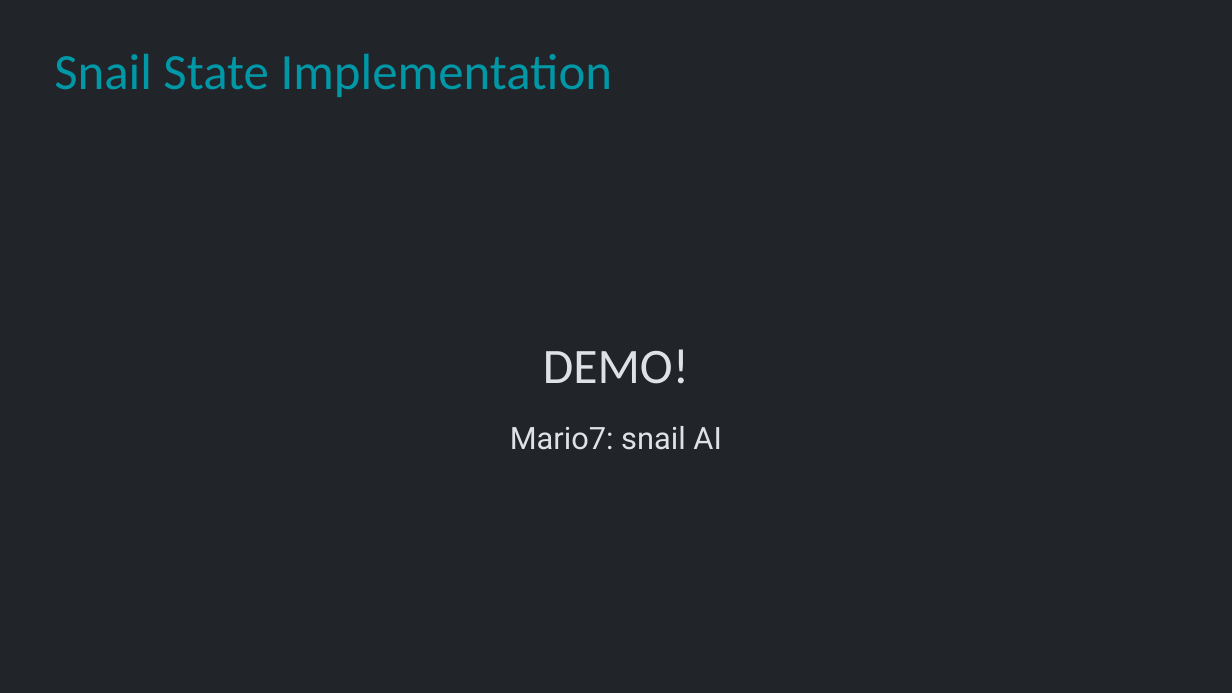
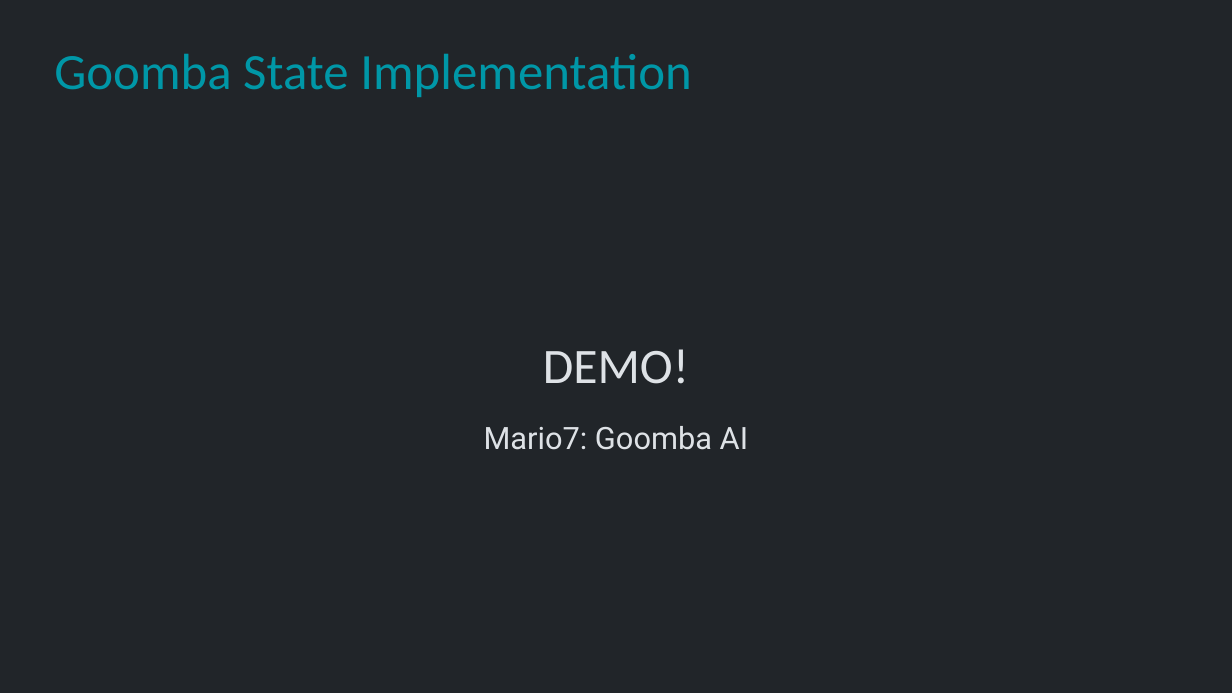
Before and after one commit to Metamate/gar, a slide deck: slide 40 of slides/06 Super Mario Bros.pptx. Drawn at 1232x693 pixels with LibreOffice and Linux fonts; fonts in the diff are those of the drawing. Boxes give left, top, right and bottom in pixels: in the first picture for what was removed or moved away, otherwise in the second. Text is boxed around its words. In the diff, an @@ line names an element or a change of style, - is before the commit and + after.

```diff
--- a/slides/06 Super Mario Bros.pptx
+++ b/slides/06 Super Mario Bros.pptx
@@ title at box(54, 54, 692, 97): text changed @@
-Snail State Implementation
+Goomba State Implementation
@@ text at box(484, 426, 748, 450): text changed @@
-Mario7: snail AI
+Mario7: Goomba AI
```
Also in this commit, not shown: 2 other slides changed, 8 other files.
